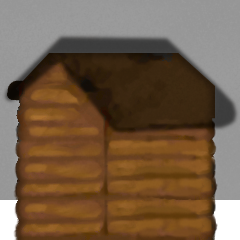
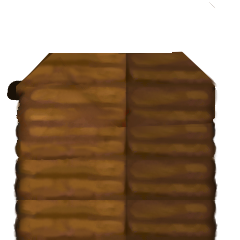
Revision of a layered 240×240 image; what changed, layer by layer:
renamed "chimney_light" to "Sichtbar-Kopie", showed it, blend soft light → normal, painted on it over [7, 2, 219, 200]
renamed "dirt" to "Sichtbar-Kopie#1", opacity 11% → 100%, blend soft light → normal, painted on it over [0, 0, 240, 240]
removed layer "roof_shadow" (was multiply, 60%) over [0, 32, 240, 138]
removed layer "base_shadow_outside" (was multiply, 37%) over [0, 0, 240, 200]
removed layer "base-Kopie#1" (was 26%) over [16, 53, 215, 200]
removed layer "stuffhelper#1" (was 20%) over [103, 122, 109, 196]
removed layer "stuffhelper" (was 66%) over [17, 65, 216, 187]
removed layer "stuff-nodoor" over [13, 53, 218, 200]
removed layer "roof_back" over [7, 80, 32, 101]
removed layer "door" over [140, 136, 200, 200]
removed layer "separators-Kopie" over [17, 80, 215, 184]
removed layer "bg" over [205, 120, 215, 130]
removed layer "Graphics.4.png" over [13, 171, 218, 240]
